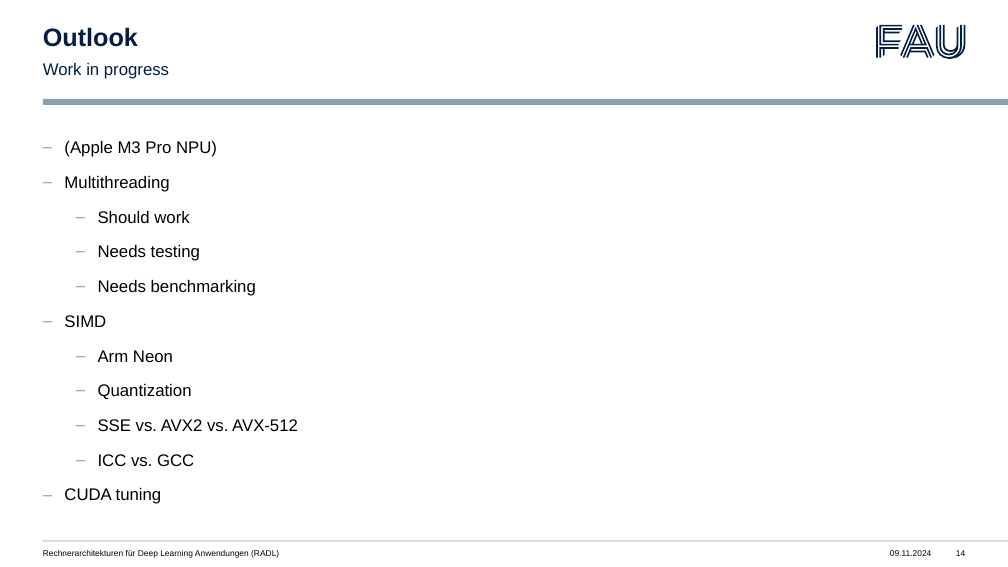
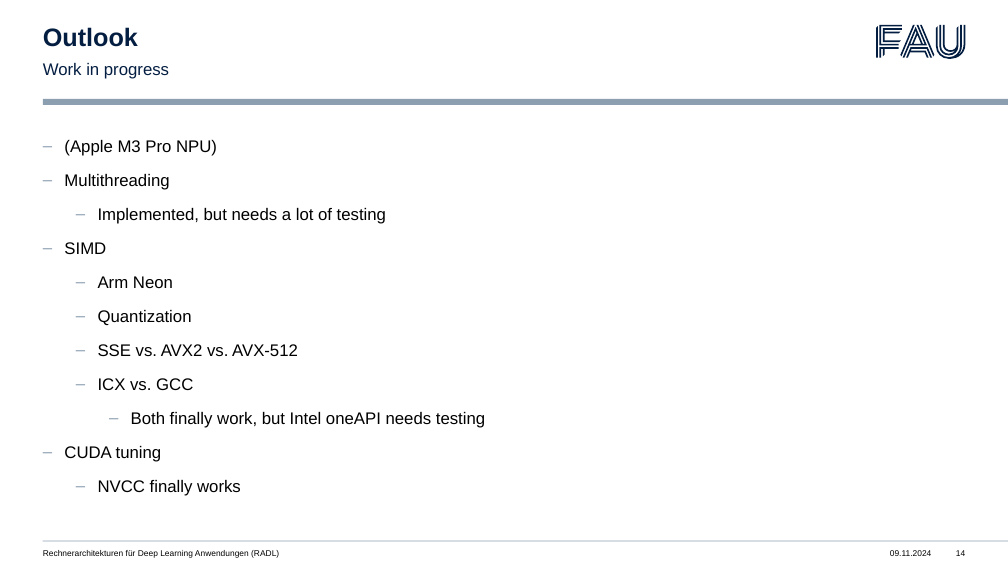
Before and after one commit to libalis/radl, a slide deck: slide 14 of Presentations/1. Presentation/1. Presentation.pptx. Drawn at 1008x567 pixels with LibreOffice and Linux fonts; fonts in the diff are those of the drawing. Boxes give left, top, right and bottom in pixels: in the first picture for what was removed or moved away, otherwise in the second. Text is boxed around its words. In the diff, an @@ line names an element or a change of style, - is before the commit and + after.

Commit message:
Presentation
- Updated presentation

```diff
--- a/Presentations/1. Presentation/1. Presentation.pptx
+++ b/Presentations/1. Presentation/1. Presentation.pptx
@@ text at (64, 140, 298, 462): line spacing 1.1 to 1.06 @@
@@ text at (98, 208, 386, 224): text changed @@
-  – Should work
-  – Needs testing
-  – Needs benchmarking
+  – Implemented, but needs a lot of testing
@@ text at (98, 378, 485, 428): text changed @@
-  – ICC vs. GCC
+  – ICX vs. GCC
+    – Both finally work, but Intel oneAPI needs testing
@@ text at (98, 480, 241, 496): paragraph added @@
+  – NVCC finally works
```
Also in this commit, not shown: 1 other slide changed, 1 other file.
